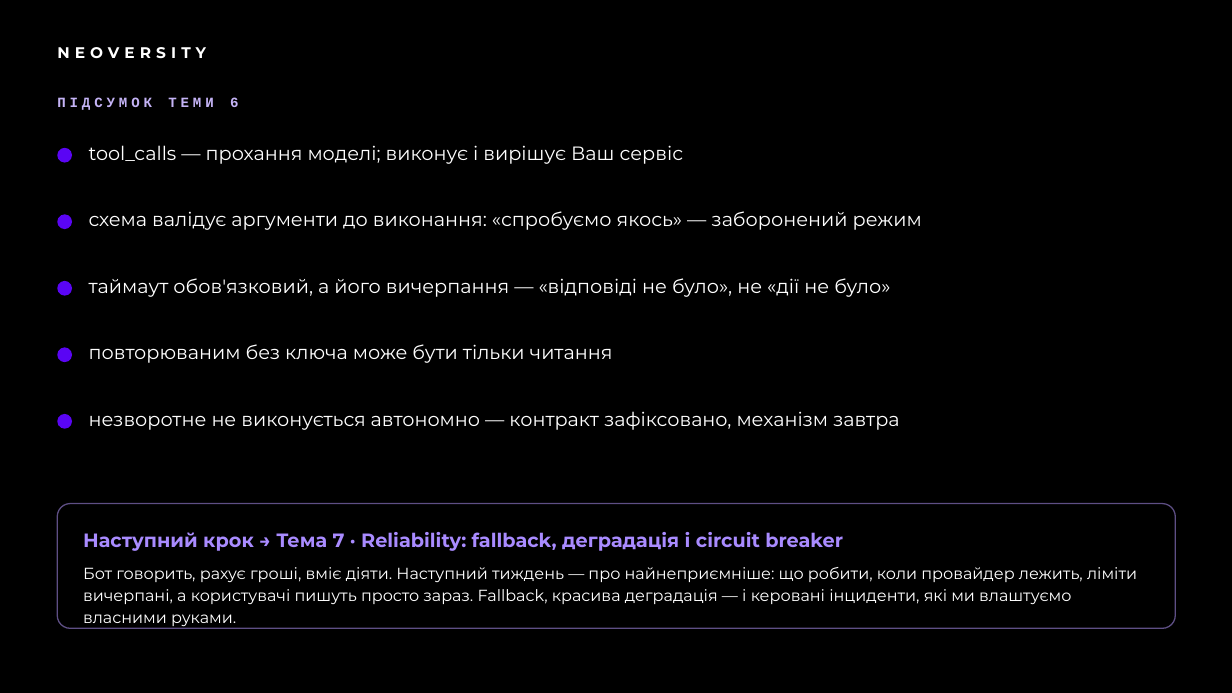
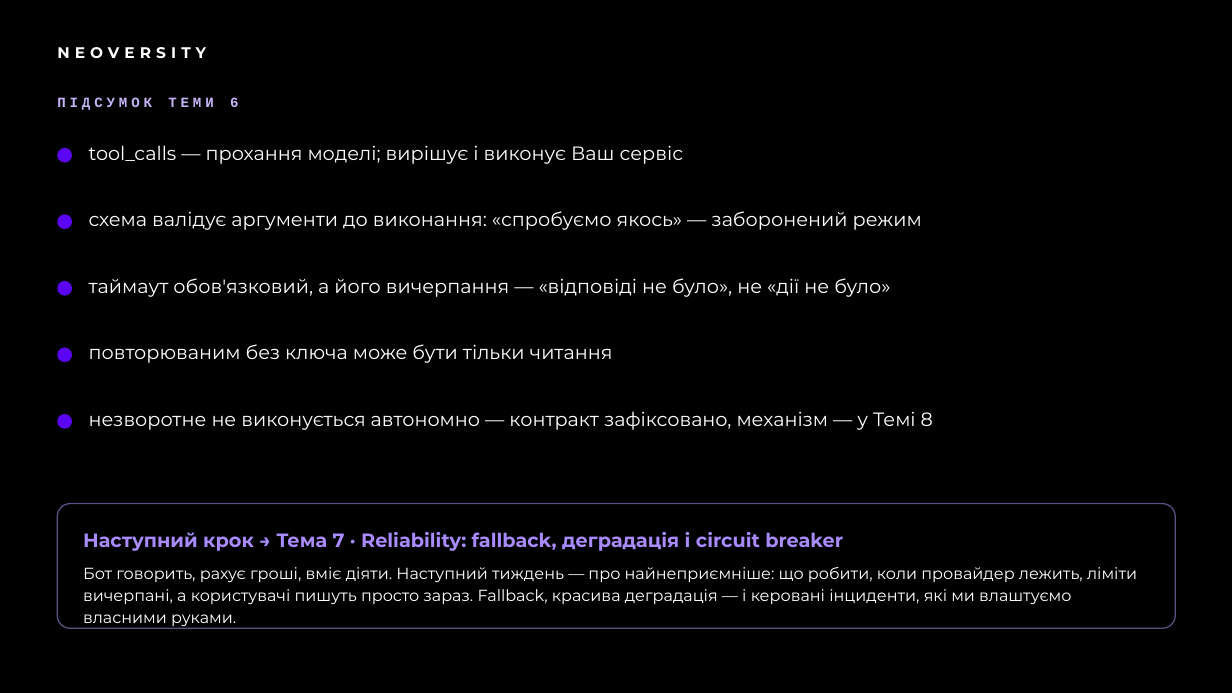
Before and after one commit to TarasFedorenkoFTV/llmops-bootcamp, a slide deck: slide 27 of docs/decks/L06.pptx. Drawn at 1232x693 pixels with LibreOffice and Linux fonts; fonts in the diff are those of the drawing; background and template pictures are left out. Boxes give left, top, right and bottom in pixels: in the first picture for what was removed or moved away, otherwise in the second. Text is boxed around its words. In the diff, an @@ line names an element or a change of style, - is before the commit and + after.

```diff
--- a/docs/decks/L06.pptx
+++ b/docs/decks/L06.pptx
@@ text at <box>89,145,684,164</box>: text changed @@
-tool_calls — прохання моделі; виконує і вирішує Ваш сервіс
+tool_calls — прохання моделі; вирішує і виконує Ваш сервіс
@@ text at <box>89,411,933,430</box>: text changed @@
-незворотне не виконується автономно — контракт зафіксовано, механізм завтра
+незворотне не виконується автономно — контракт зафіксовано, механізм — у Темі 8
```
Also in this commit, not shown: 6 other slides changed, 46 other files.
